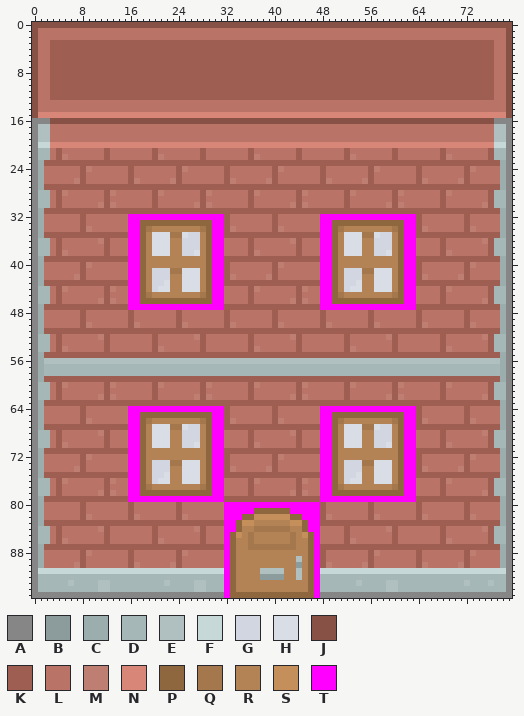
Sprite sheet: Assets/Map/house.png. The first picture shows the starting point.
Colours within 5 levels of each other are drawn and written as one.
Palette (. is transparent): A #868686  B #8c9b9c  C #9cadae  D #a6b7b8  E #b0bfc0  F #c7d8d9  G #d1d6e1  H #d9dde6  J #875146  K #9e5f52  L #b97467  M #be7e72  N #d78677  P #8f673f  Q #a4774d  R #b48355  S #c58f5c  T #ff00ff
Once edited:
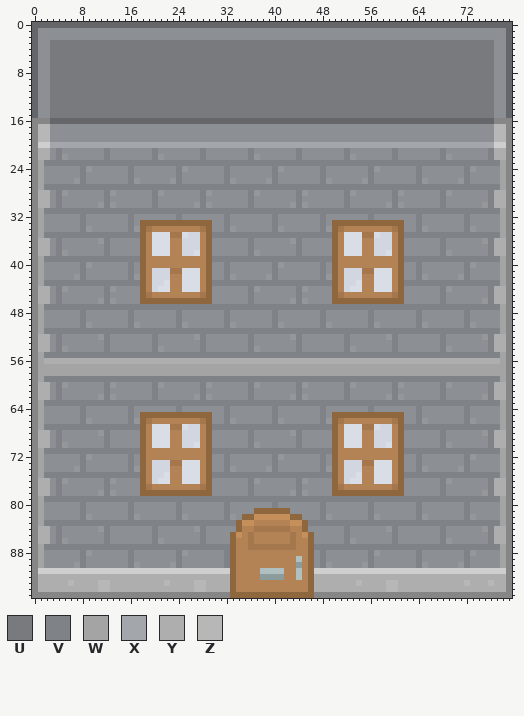
Colours new in this view: U #787a7e  V #7f8286  W #a5a4a4  X #a3a6ab  Y #afaeae  Z #b8b7b7
Changes in this commit:
file 240x288 -> 160x192 pixels (blocks of 3x3 -> 2x2; one block is one cell here)
colour F: #c7d8d9 -> #d0cfcf
colour J: #875146 -> #646669
colour L: #b97467 -> #8c8f93
colour M: #be7e72 -> #95989b
Changed rows in their new state; - is a pixel that keeps its letter.
first column x 1:
 3 --UUUUUUUUUUUUUUUUUUUUUUUUUUUUUUUUUUUUUUUUUUUUUUUUUUUUUUUUUUUUUUUUUUUUUUUUUU--
 4 --UUUUUUUUUUUUUUUUUUUUUUUUUUUUUUUUUUUUUUUUUUUUUUUUUUUUUUUUUUUUUUUUUUUUUUUUUU--
 5 --UUUUUUUUUUUUUUUUUUUUUUUUUUUUUUUUUUUUUUUUUUUUUUUUUUUUUUUUUUUUUUUUUUUUUUUUUU--
 6 --UUUUUUUUUUUUUUUUUUUUUUUUUUUUUUUUUUUUUUUUUUUUUUUUUUUUUUUUUUUUUUUUUUUUUUUUUU--
 7 --UUUUUUUUUUUUUUUUUUUUUUUUUUUUUUUUUUUUUUUUUUUUUUUUUUUUUUUUUUUUUUUUUUUUUUUUUU--
 8 --UUUUUUUUUUUUUUUUUUUUUUUUUUUUUUUUUUUUUUUUUUUUUUUUUUUUUUUUUUUUUUUUUUUUUUUUUU--
 9 --UUUUUUUUUUUUUUUUUUUUUUUUUUUUUUUUUUUUUUUUUUUUUUUUUUUUUUUUUUUUUUUUUUUUUUUUUU--
10 --UUUUUUUUUUUUUUUUUUUUUUUUUUUUUUUUUUUUUUUUUUUUUUUUUUUUUUUUUUUUUUUUUUUUUUUUUU--
11 --UUUUUUUUUUUUUUUUUUUUUUUUUUUUUUUUUUUUUUUUUUUUUUUUUUUUUUUUUUUUUUUUUUUUUUUUUU--
12 --UUUUUUUUUUUUUUUUUUUUUUUUUUUUUUUUUUUUUUUUUUUUUUUUUUUUUUUUUUUUUUUUUUUUUUUUUU--
13 --UUUUUUUUUUUUUUUUUUUUUUUUUUUUUUUUUUUUUUUUUUUUUUUUUUUUUUUUUUUUUUUUUUUUUUUUUU--
14 --UUUUUUUUUUUUUUUUUUUUUUUUUUUUUUUUUUUUUUUUUUUUUUUUUUUUUUUUUUUUUUUUUUUUUUUUUU--
15 LLUUUUUUUUUUUUUUUUUUUUUUUUUUUUUUUUUUUUUUUUUUUUUUUUUUUUUUUUUUUUUUUUUUUUUUUUUULL
17 ZZ--------------------------------------------------------------------------ZZ
18 ZZ--------------------------------------------------------------------------ZZ
19 ZZ--------------------------------------------------------------------------ZZ
20 --XXXXXXXXXXXXXXXXXXXXXXXXXXXXXXXXXXXXXXXXXXXXXXXXXXXXXXXXXXXXXXXXXXXXXXXXXX--
21 YY-V-------V-------V-------V-------V-------V-------V-------V-------V-------VYY
22 YY-V-------V-------V-------V-------V-------V-------V-------V-------V-------VYY
23 WVVVVVVVVVVVVVVVVVVVVVVVVVVVVVVVVVVVVVVVVVVVVVVVVVVVVVVVVVVVVVVVVVVVVVVVVVVVVW
24 W------V-------V-------V-------V-------V-------V-------V-------V-------V-----W
25 W------V-------V-------V-------V-------V-------V-------V-------V-------V-----W
26 W------V-------V-------V-------V-------V-------V-------V-------V-------V-----W
27 WVVVVVVVVVVVVVVVVVVVVVVVVVVVVVVVVVVVVVVVVVVVVVVVVVVVVVVVVVVVVVVVVVVVVVVVVVVVVW
28 YY-V-------V-------V-------V-------V-------V-------V-------V-------V-------VYY
29 YY-V-------V-------V-------V-------V-------V-------V-------V-------V-------VYY
30 YY-V-------V-------V-------V-------V-------V-------V-------V-------V-------VYY
31 WVVVVVVVVVVVVVVVVVVVVVVVVVVVVVVVVVVVVVVVVVVVVVVVVVVVVVVVVVVVVVVVVVVVVVVVVVVVVW
32 W------V-------VLLLLLLLVLLLLLLLV-------V-------VLLLLLLLVLLLLLLLV-------V-----W
33 W------V-------VL------------LLV-------V-------VL------------LLV-------V-----W
34 W------V-------VM------------LLV-------V-------VM------------LLV-------V-----W
35 WVVVVVVVVVVVVVVVV------------VVVVVVVVVVVVVVVVVVVV------------VVVVVVVVVVVVVVVVW
36 YY-V-------V---LL------------LL----V-------V---LL------------LL----V-------VYY
37 YY-V-------V---LL------------LL----V-------V---LL------------LL----V-------VYY
38 YY-V-------V---LL------------LL----V-------V---LL------------LL----V-------VYY
39 WVVVVVVVVVVVVVVVV------------VVVVVVVVVVVVVVVVVVVV------------VVVVVVVVVVVVVVVVW
40 W------V-------VL------------LLV-------V-------VL------------LLV-------V-----W
41 W------V-------VL------------LLV-------V-------VL------------LLV-------V-----W
42 W------V-------VM------------LLV-------V-------VM------------LLV-------V-----W
43 WVVVVVVVVVVVVVVVV------------VVVVVVVVVVVVVVVVVVVV------------VVVVVVVVVVVVVVVVW
44 YY-V-------V---LL------------LL----V-------V---LL------------LL----V-------VYY
45 YY-V-------V---LL------------LL----V-------V---LL------------LL----V-------VYY
46 YY-V-------V---LL------------LL----V-------V---LL------------LL----V-------VYY
47 WVVVVVVVVVVVVVVVVVVVVVVVVVVVVVVVVVVVVVVVVVVVVVVVVVVVVVVVVVVVVVVVVVVVVVVVVVVVVW
48 W------V-------V-------V-------V-------V-------V-------V-------V-------V-----W
49 W------V-------V-------V-------V-------V-------V-------V-------V-------V-----W
50 W------V-------V-------V-------V-------V-------V-------V-------V-------V-----W
51 WVVVVVVVVVVVVVVVVVVVVVVVVVVVVVVVVVVVVVVVVVVVVVVVVVVVVVVVVVVVVVVVVVVVVVVVVVVVVW
52 YY-V-------V-------V-------V-------V-------V-------V-------V-------V-------VYY
53 YY-V-------V-------V-------V-------V-------V-------V-------V-------V-------VYY
54 YY-V-------V-------V-------V-------V-------V-------V-------V-------V-------VYY
55 WVVVVVVVVVVVVVVVVVVVVVVVVVVVVVVVVVVVVVVVVVVVVVVVVVVVVVVVVVVVVVVVVVVVVVVVVVVVVW
56 WYYYYYYYYYYYYYYYYYYYYYYYYYYYYYYYYYYYYYYYYYYYYYYYYYYYYYYYYYYYYYYYYYYYYYYYYYYYYW
57 WWWWWWWWWWWWWWWWWWWWWWWWWWWWWWWWWWWWWWWWWWWWWWWWWWWWWWWWWWWWWWWWWWWWWWWWWWWWWW
58 WWWWWWWWWWWWWWWWWWWWWWWWWWWWWWWWWWWWWWWWWWWWWWWWWWWWWWWWWWWWWWWWWWWWWWWWWWWWWW
59 WVVVVVVVVVVVVVVVVVVVVVVVVVVVVVVVVVVVVVVVVVVVVVVVVVVVVVVVVVVVVVVVVVVVVVVVVVVVVW
60 YY-V-------V-------V-------V-------V-------V-------V-------V-------V-------VYY
61 YY-V-------V-------V-------V-------V-------V-------V-------V-------V-------VYY
62 YY-V-------V-------V-------V-------V-------V-------V-------V-------V-------VYY
63 WVVVVVVVVVVVVVVVVVVVVVVVVVVVVVVVVVVVVVVVVVVVVVVVVVVVVVVVVVVVVVVVVVVVVVVVVVVVVW
64 W------V-------VLLLLLLLVLLLLLLLV-------V-------VLLLLLLLVLLLLLLLV-------V-----W
65 W------V-------VL------------LLV-------V-------VL------------LLV-------V-----W
66 W------V-------VM------------LLV-------V-------VM------------LLV-------V-----W
67 WVVVVVVVVVVVVVVVV------------VVVVVVVVVVVVVVVVVVVV------------VVVVVVVVVVVVVVVVW
68 YY-V-------V---LL------------LL----V-------V---LL------------LL----V-------VYY
69 YY-V-------V---LL------------LL----V-------V---LL------------LL----V-------VYY
70 YY-V-------V---LL------------LL----V-------V---LL------------LL----V-------VYY
71 WVVVVVVVVVVVVVVVV------------VVVVVVVVVVVVVVVVVVVV------------VVVVVVVVVVVVVVVVW
72 W------V-------VL------------LLV-------V-------VL------------LLV-------V-----W
73 W------V-------VL------------LLV-------V-------VL------------LLV-------V-----W
74 W------V-------VM------------LLV-------V-------VM------------LLV-------V-----W
75 WVVVVVVVVVVVVVVVV------------VVVVVVVVVVVVVVVVVVVV------------VVVVVVVVVVVVVVVVW
76 YY-V-------V---LL------------LL----V-------V---LL------------LL----V-------VYY
77 YY-V-------V---LL------------LL----V-------V---LL------------LL----V-------VYY
78 YY-V-------V---LL------------LL----V-------V---LL------------LL----V-------VYY
79 WVVVVVVVVVVVVVVVVVVVVVVVVVVVVVVVVVVVVVVVVVVVVVVVVVVVVVVVVVVVVVVVVVVVVVVVVVVVVW
80 W------V-------V-------V-------VLLLLLLLVLLLLLLLV-------V-------V-------V-----W
81 W------V-------V-------V-------VLLLL------LLLLLV-------V-------V-------V-----W
82 W------V-------V-------V-------VML----------LLLV-------V-------V-------V-----W
83 WVVVVVVVVVVVVVVVVVVVVVVVVVVVVVVVV------------VVVVVVVVVVVVVVVVVVVVVVVVVVVVVVVVW
84 YY-V-------V-------V-------V---LL------------LL----V-------V-------V-------VYY
85 YY-V-------V-------V-------V---L--------------L----V-------V-------V-------VYY
86 YY-V-------V-------V-------V---L--------------L----V-------V-------V-------VYY
87 WVVVVVVVVVVVVVVVVVVVVVVVVVVVVVVV--------------VVVVVVVVVVVVVVVVVVVVVVVVVVVVVVVW
88 W------V-------V-------V-------V--------------LV-------V-------V-------V-----W
89 W------V-------V-------V-------V--------------LV-------V-------V-------V-----W
90 W------V-------V-------V-------V--------------LV-------V-------V-------V-----W
91 -------------------------------F--------------F-------------------------------
92 YYYYYYYYYYYYYYYYYYYYYYYYYYYYYYYY--------------YYYYYYYYYYYYYYYYYYYYYYYYYYYYYYYY
93 YYYYYZYYYYZZYYYYYYYYYZYYYYZZYYYY--------------YYYYYYYZYYYYZZYYYYYYYYYYYZYYYZYY
94 YYYYYYYYYYZZYYYYYYYYYYYYYYZZYYYY--------------YYYYYYYYYYYYZZYYYYYYYYYYYYYYYYYY
95 -------------------------------A--------------A-------------------------------
Changed places in both pictures, as pixel boxes (x1, y1, x2, y2):
changed: (32, 22, 512, 598)
